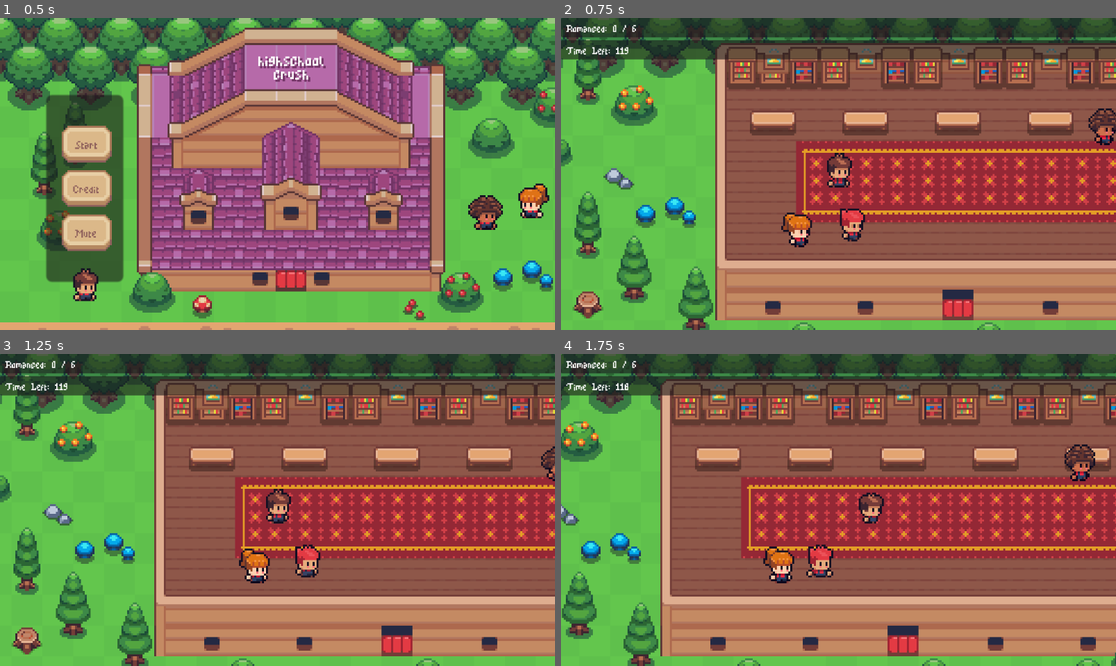
Above: before the commit, frames 1-4 (two rows, left to right).
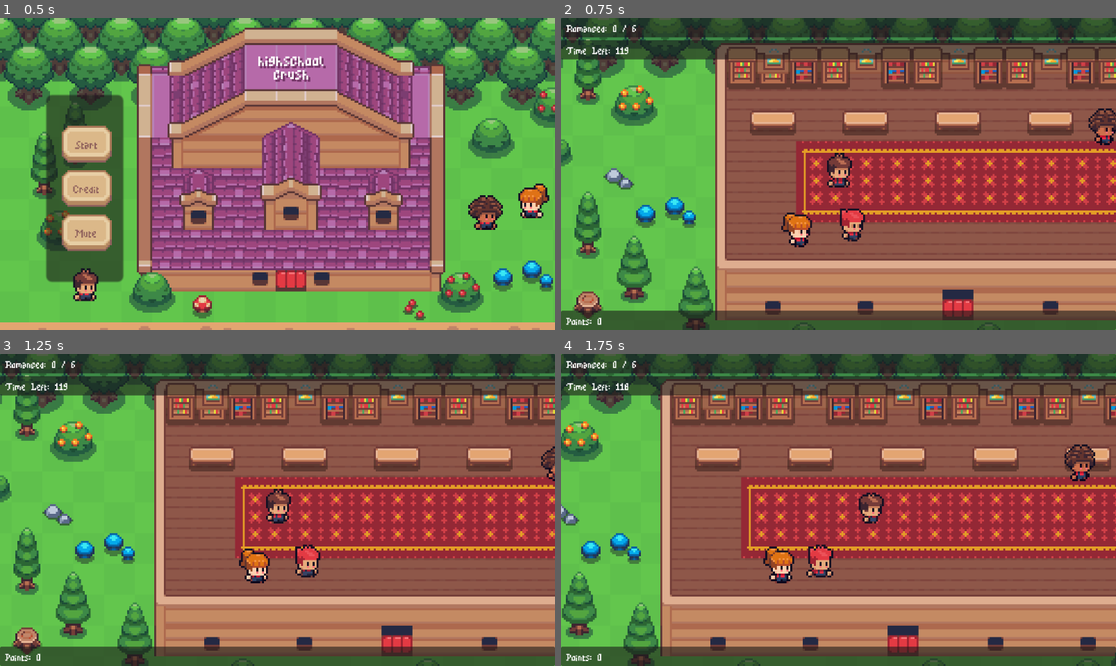
Above: after the commit, the same moments.

Repository: orgniani/highschoolcrush_clicker_2025
Game: Godot game, scene res://scenes/menu_scene.tscn
Two runs of this game, one before a commit and one after it. Both use one fixed random seed, a clock stepped at 60 frames per second and the inputs below.
Inputs (mouse positions are in pixels of both pictures, inside the frame that each line leads up to):
- Up to frame 1 (0.5 s): no input
- Up to frame 2 (0.75 s): click "Start" at 0.5 s
- Up to frame 3 (1.25 s): no input
- Up to frame 4 (1.75 s): move the mouse to (960, 494) at 1.27 s; hold D (move_right) from 1.28 s (still down); click (960, 494) at 1.35 s

Frame 1 is identical in both runs. In frame 2, 6.2% of the frame differs, in the area x 0-100%, y 93-100%; in frame 3, 6.2%; in frame 4, 6.2%.

Commit message:
add basic points system

Diff:
--- a/objects/menu/hud.tscn
+++ b/objects/menu/hud.tscn
@@ -74,7 +74,7 @@
 &"pop_up": SubResource("Animation_rurhu")
 }
 
-[node name="HUD" type="Control" node_paths=PackedStringArray("score_label", "timer_label", "romanced_label", "ending_label", "gameOver_anim")]
+[node name="HUD" type="Control" node_paths=PackedStringArray("score_label", "timer_label", "points_label", "romanced_label", "ending_label", "gameOver_anim")]
 layout_mode = 3
 anchors_preset = 15
 anchor_right = 1.0
@@ -84,13 +84,14 @@
 mouse_filter = 2
 script = ExtResource("1_iin16")
 button_click_audio = ExtResource("2_3178q")
-score_label = NodePath("ScorePanel/ScoreLabel")
+score_label = NodePath("LoversPanel/LoversLabel")
 timer_label = NodePath("TimePanel/TimerLabel")
+points_label = NodePath("PointsPanel/PointsLabel")
 romanced_label = NodePath("GameOverPanel/RomancedLabel")
 ending_label = NodePath("GameOverPanel/EndingLabel")
 gameOver_anim = NodePath("AnimationPlayer")
 
-[node name="ScorePanel" type="Panel" parent="."]
+[node name="LoversPanel" type="Panel" parent="."]
 layout_mode = 1
 anchors_preset = 10
 anchor_right = 1.0
@@ -98,7 +99,7 @@
 grow_horizontal = 2
 mouse_filter = 2
 
-[node name="ScoreLabel" type="Label" parent="ScorePanel"]
+[node name="LoversLabel" type="Label" parent="LoversPanel"]
 layout_mode = 1
 anchors_preset = 15
 anchor_right = 1.0
@@ -131,6 +132,30 @@
 theme_override_fonts/font = ExtResource("1_l1st6")
 theme_override_font_sizes/font_size = 36
 text = "Time: "
+vertical_alignment = 1
+
+[node name="PointsPanel" type="Panel" parent="."]
+layout_mode = 1
+anchors_preset = 12
+anchor_top = 1.0
+anchor_right = 1.0
+anchor_bottom = 1.0
+offset_top = -40.0
+grow_horizontal = 2
+grow_vertical = 0
+mouse_filter = 2
+
+[node name="PointsLabel" type="Label" parent="PointsPanel"]
+layout_mode = 1
+anchors_preset = 15
+anchor_right = 1.0
+anchor_bottom = 1.0
+offset_left = 11.0
+grow_horizontal = 2
+grow_vertical = 2
+theme_override_fonts/font = ExtResource("1_l1st6")
+theme_override_font_sizes/font_size = 36
+text = "Points:"
 vertical_alignment = 1
 
 [node name="GameOverPanel" type="Panel" parent="."]
--- a/scenes/level2_scene.tscn
+++ b/scenes/level2_scene.tscn
@@ -29,7 +29,7 @@
 layer_1/name = "BackTrees"
 layer_1/tile_data = PackedInt32Array(-196616, 3670017, 7, -131080, 3670017, 8, -196615, 3735553, 7, -131079, 3735553, 8 …(6575 unchanged characters)…
 layer_2/name = "School"
-layer_2/tile_data = PackedInt32Array(327677, 327681, 10, 327 …(5906 unchanged characters)… , 655361, 9, -196584, 262145, 9, 65562, 655361, 9)
+layer_2/tile_data = PackedInt32Array(327677, 327681, 10, 327 …(5906 unchanged characters)… , 655361, 9, -196584, 262145, 9, 65562, 589825, 10)
 layer_3/name = "Library"
 layer_3/tile_data = PackedInt32Array(327681, 786433, 13, 393214, 917505, 13, 393211, 917505, 13, 327684, 917505, 13, 32 …(3579 unchanged characters)…
 layer_4/name = "Props"
--- a/scripts/lover/lover_partner_manager.gd
+++ b/scripts/lover/lover_partner_manager.gd
@@ -42,6 +42,9 @@
 func has_partners() -> bool:
 	return partners.size() > 0
 
+func get_partner_count() -> int:
+	return partners.size()
+
 func clear_all_partners():
 	if owner_lover == null:
 		print("[PartnerManager] ERROR: missing owner_lover")
--- a/scripts/managers/hud_manager.gd
+++ b/scripts/managers/hud_manager.gd
@@ -6,6 +6,7 @@
 
 @export var score_label : Label
 @export var timer_label : Label
+@export var points_label: Label
 
 @export var romanced_label : Label
 @export var ending_label : Label
@@ -13,6 +14,9 @@
 
 var _current_lovers : int
 var _total_lovers : int
+
+var _current_points : int
+var max_possible_points := _total_lovers * 6
 
 func update_timer(seconds: float):
 	timer_label.text = "Time Left: " + str(int(seconds))
@@ -22,13 +26,19 @@
 	_total_lovers = total
 	score_label.text = "Romanced: %d / %d" % [current, total]
 
+func update_points(current_points: int):
+	_current_points = current_points
+	points_label.text = "Points: " + str(int(current_points))
+
 func show_game_over():
-	var percentage: float = float(_current_lovers) / float(_total_lovers)
+	var romance_ratio := float(_current_lovers) / float(_total_lovers)
+	var points_ratio := float(_current_points) / float(max_possible_points)
+	var combined_score := (romance_ratio + points_ratio) / 2.0
+
 	var ending_title: String
-
-	if percentage >= 0.8:
+	if combined_score >= 0.8:
 		ending_title = "ending: heartbreaker"
-	elif percentage >= 0.3:
+	elif combined_score >= 0.3:
 		ending_title = "ending: drama Maker"
 	else:
 		ending_title = "ending: flop Era"
--- a/scripts/scenes/game_scene.gd
+++ b/scripts/scenes/game_scene.gd
@@ -8,9 +8,12 @@
 
 	GameManager.updated_score.connect(hud.update_score)
 	GameManager.updated_timer.connect(hud.update_timer)
+	GameManager.updated_points.connect(hud.update_points)
+
 	GameManager.game_over_signal.connect(hud.show_game_over)
 	GameManager.game_over_signal.connect(player.on_game_over)
 
+	hud.update_points(GameManager.total_points)
 	hud.update_score(GameManager.romanced_lovers, GameManager.total_lovers)
 
 	for lover in lovers:
--- a/scripts/singletons/game_manager.gd
+++ b/scripts/singletons/game_manager.gd
@@ -13,7 +13,10 @@
 var finished_lovers := 0
 var game_over := false
 
+var total_points: int = 0
+
 signal updated_score(current: int, total: int)
+signal updated_points(current: int)
 signal updated_timer(seconds_left: float)
 signal game_over_signal()
 
@@ -27,7 +30,10 @@
 func start_game():
 	romanced_lovers = 0
 	finished_lovers = 0
+
 	_resolved_lovers.clear()
+
+	total_points = 0
 	game_over = false
 
 	timer.stop()
@@ -36,6 +42,7 @@
 	timer.start()
 
 	updated_score.emit(romanced_lovers, total_lovers)
+	updated_points.emit(total_points)
 
 func handle_lover_success(lover: Node):
 	if not lover.has_meta("lover_id"):
@@ -50,7 +57,16 @@
 	romanced_lovers += 1
 	finished_lovers += 1
 
+	var points := 1
+	if lover.has_node("Lover/LoverPartnerManager"):
+		var partner_manager = lover.get_node("Lover/LoverPartnerManager")
+		if partner_manager.has_method("get_partner_count"):
+			points += partner_manager.get_partner_count()
+
+	total_points += points
+	updated_points.emit(total_points)
 	updated_score.emit(romanced_lovers, total_lovers)
+
 	AudioManager.play_sound(romance_success_sound)
 
 	if finished_lovers >= total_lovers:
